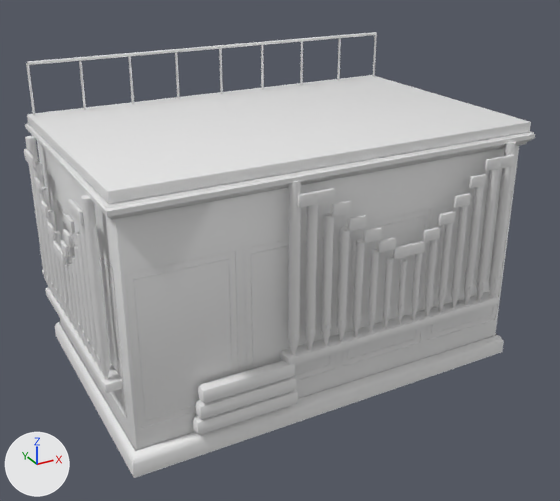
The glTF model wings/aria/models/wind_chest.glb, before and after one commit.
The view is the same before and after, from a camera (50 mm lens) standing at (-6.99, -12.93, 8.66) and looking at (-0.1, -0.39, 2.39). Lighting does not change. The marker at lower left points along +X, +Y and +Z. The picture after the commit comes second. Vertices at exactly the same position are counted once.

In view in the first picture: 'wind_chest'.
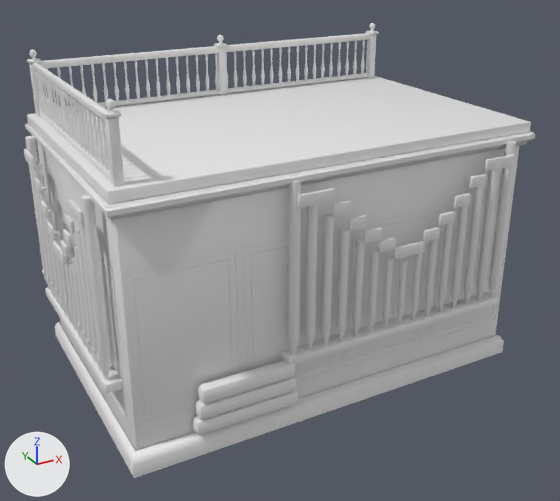
Where the change shows, as pixel boxes (x1, y1, x2, y2) in the pictures (560 x 501 px):
'wind_chest', reshaped
    before: (24, 32, 535, 478)
    after: (24, 23, 535, 478)
part 1 of me_wind_chest, added
    after: (217, 47, 227, 95)
part 2 of me_wind_chest, added
    after: (214, 43, 227, 47)
part 3 of me_wind_chest, rebuilt
    before: (337, 38, 341, 81)
    after: (337, 42, 341, 77)
part 4 of me_wind_chest, rebuilt
    before: (261, 45, 264, 90)
    after: (261, 49, 265, 85)
part 5 of me_wind_chest, rebuilt
    before: (175, 52, 180, 99)
    after: (176, 57, 180, 95)
part 6 of me_wind_chest, rebuilt
    before: (79, 60, 86, 110)
    after: (80, 65, 86, 95)
part 7 of me_wind_chest, deleted
    before: (219, 48, 223, 94)
part 8 of me_wind_chest, deleted
    before: (128, 56, 134, 104)
part 9 of me_wind_chest, deleted
    before: (300, 41, 303, 85)
part 10 of me_wind_chest, built on
    before: (26, 32, 377, 116)
    after: (27, 23, 376, 186)

Patch to the scene script:
```diff
--- a/wings/aria/models/wind_chest.glb.py
+++ b/wings/aria/models/wind_chest.glb.py
@@ me_wind_chest @@
 # used by ob_wind_chest; location = (0.0, 0.0, 0.0)
-me_wind_chest.from_pydata(...)  # 3612 vertices, 6648 faces; spans x -4.37..4.2, y -2.87..2.81, z 0.0..6.03
+me_wind_chest.from_pydata(...)  # 7745 vertices, 14762 faces; spans x -4.37..4.2, y -2.87..2.81, z 0.0..6.26
+# me_wind_chest part 1: the loose piece of 56 vertices spanning x -4.0..4.0, y -2.5..2.5, z 0.0..4.8 is copied, and the copy is scaled about its middle by (0.0173, 0.0278, 0.206), then moved by (0.0, 2.38, 3.1); it spans x -0.08..0.08, y 2.3..2.46, z 5.0..6.0
+# me_wind_chest part 2: the loose piece of 56 vertices spanning x -4.1..4.1, y -2.6..2.6, z 4.8..5.0 is copied, and the copy is scaled about its middle by (0.0255, 0.0403, 0.22), then moved by (0.0, 2.38, 1.14), in mat_gilt (white #e7e7e7); it spans x -0.11..0.11, y 2.27..2.49, z 6.01..6.07
+# me_wind_chest part 3: the loose piece of 12 vertices spanning x 2.98..3.02, y 2.38..2.43, z 5.0..6.0 is rebuilt with 66 vertices and now spans x 2.95..3.04, y 2.34..2.43, z 5.1..5.92
+# me_wind_chest part 4: the loose piece of 12 vertices spanning x 0.98..1.02, y 2.38..2.43, z 5.0..6.0 is rebuilt with 66 vertices and now spans x 0.95..1.04, y 2.34..2.43, z 5.1..5.92
+# me_wind_chest part 5: the loose piece of 12 vertices spanning x -1.02..-0.98, y 2.38..2.43, z 5.0..6.0 is rebuilt with 66 vertices and now spans x -1.04..-0.95, y 2.34..2.43, z 5.1..5.92
+# me_wind_chest part 6: the loose piece of 12 vertices spanning x -3.02..-2.98, y 2.38..2.43, z 5.0..6.0 is rebuilt with 66 vertices and now spans x -3.04..-2.95, y 2.34..2.43, z 5.1..5.92
+# me_wind_chest part 7: the loose piece of 12 vertices spanning x -0.02..0.02, y 2.38..2.43, z 5.0..6.0 is deleted
+# me_wind_chest part 8: the loose piece of 12 vertices spanning x -2.02..-1.98, y 2.38..2.43, z 5.0..6.0 is deleted
+# me_wind_chest part 9: the loose piece of 12 vertices spanning x 1.98..2.02, y 2.38..2.43, z 5.0..6.0 is deleted
+# me_wind_chest part 10: 40 vertices removed from x -4.02..4.02, y 2.37..2.44, z 5.0..6.03; 3825 vertices added at x -3.99..3.96, y -2.49..2.49, z 5.0..6.26
+# other edits to the shape of me_wind_chest do not show in these pictures
 me_wind_chest.materials.append(mat_ebony)
```
